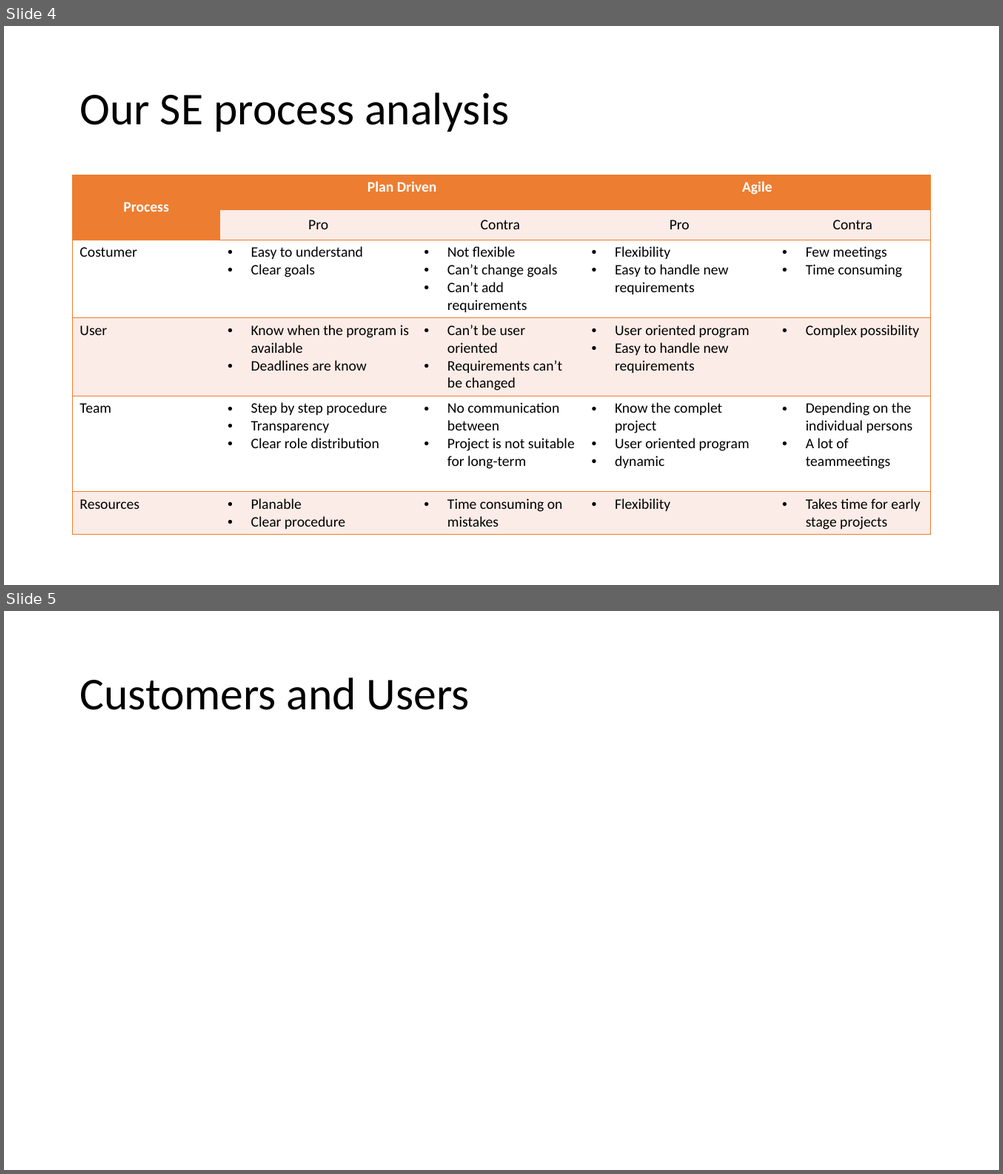
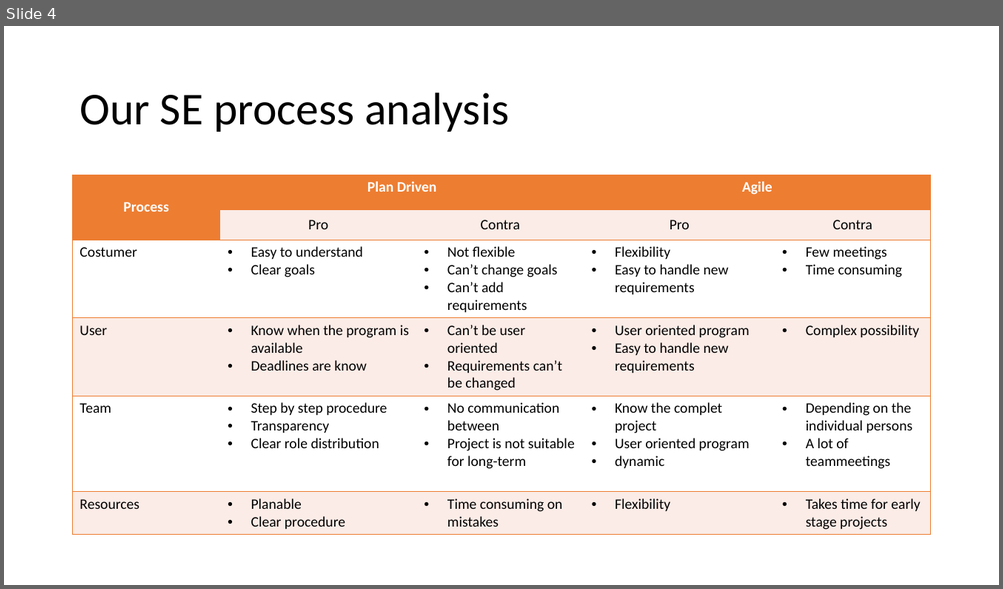
Before and after one commit to tomia1/ch.bfh.btx8081.w2016.red, a slide deck: doc/task2/red_task2.pptx. Shown one above the other, each under a label of ours: slides 4 and 5 before the commit, slide 4 after it. The pictures are 1003x1174 and 1003x589 pixels, drawn with LibreOffice and Linux fonts; fonts in the diff are those of the drawing. Boxes give left, top, right and bottom in pixels: in the first picture for what was removed or moved away, otherwise in the second. Text is boxed around its words. In the diff, an @@ line names an element or a change of style, - is before the commit and + after.

```diff
--- a/doc/task2/red_task2.pptx
+++ b/doc/task2/red_task2.pptx
@@ slide 5 removed at bbox=[4, 611, 999, 1170], background #FFFFFF @@
@@ title removed at bbox=[79, 678, 469, 710] @@
-Customers and Users
```
Also in this commit, not shown: 1 slide changed.
